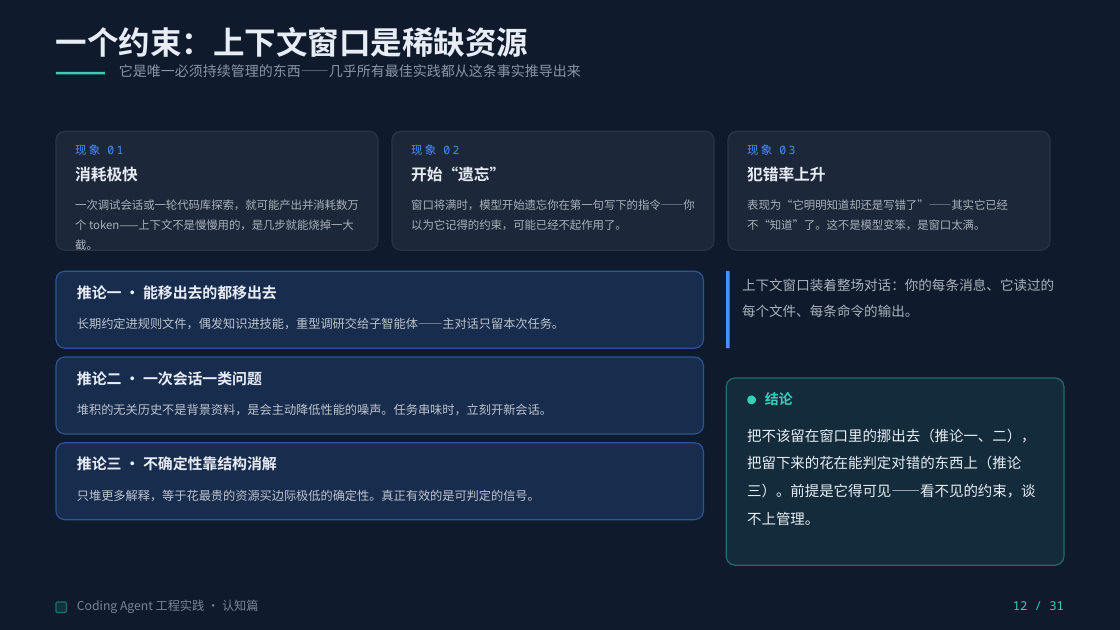
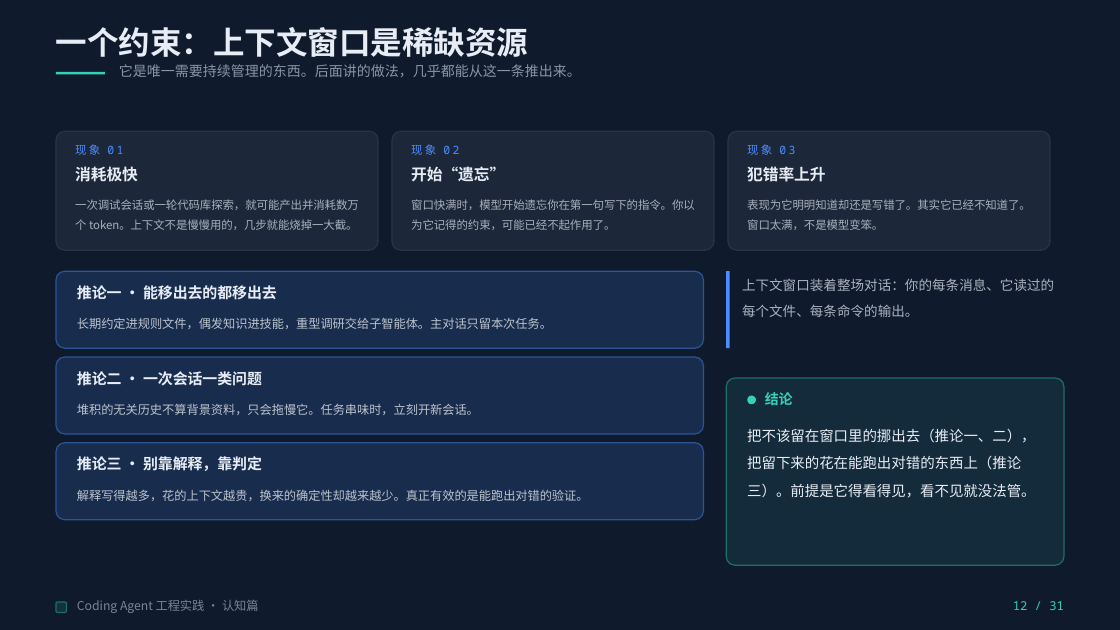
Before and after one commit to Yqghlx/AI_Learn, a slide deck: slide 12 of Coding Agent 实战指南/Coding Agent 工程实践（通用版）.pptx. Drawn at 1120x630 pixels with LibreOffice and Linux fonts; fonts in the diff are those of the drawing. Boxes give left, top, right and bottom in pixels: in the first picture for what was removed or moved away, otherwise in the second. Text is boxed around its words. In the diff, an @@ line names an element or a change of style, - is before the commit and + after.

```diff
--- a/Coding Agent 实战指南/Coding Agent 工程实践（通用版）.pptx
+++ b/Coding Agent 实战指南/Coding Agent 工程实践（通用版）.pptx
@@ text at (119,64,581,77): text changed @@
-它是唯一必须持续管理的东西——几乎所有最佳实践都从这条事实推导出来
+它是唯一需要持续管理的东西。后面讲的做法，几乎都能从这一条推出来。
@@ text at (75,199,359,230): text changed @@
-一次调试会话或一轮代码库探索，就可能产出并消耗数万个 token——上下文不是慢慢用的，是几步就能烧掉一大截。
+一次调试会话或一轮代码库探索，就可能产出并消耗数万个 token。上下文不是慢慢用的，几步就能烧掉一大截。
@@ text at (411,199,695,230): text changed @@
-窗口将满时，模型开始遗忘你在第一句写下的指令——你以为它记得的约束，可能已经不起作用了。
+窗口快满时，模型开始遗忘你在第一句写下的指令。你以为它记得的约束，可能已经不起作用了。
@@ text at (747,199,1031,230): text changed @@
-表现为“它明明知道却还是写错了”——其实它已经不“知道”了。这不是模型变笨，是窗口太满。
+表现为它明明知道却还是写错了。其实它已经不知道了。窗口太满，不是模型变笨。
@@ text at (77,317,552,329): text changed @@
-长期约定进规则文件，偶发知识进技能，重型调研交给子智能体——主对话只留本次任务。
+长期约定进规则文件，偶发知识进技能，重型调研交给子智能体。主对话只留本次任务。
@@ text at (77,404,479,415): text changed @@
-堆积的无关历史不是背景资料，是会主动降低性能的噪声。任务串味时，立刻开新会话。
+堆积的无关历史不算背景资料，只会拖慢它。任务串味时，立刻开新会话。
@@ text at (747,429,1035,498): text changed @@
-把不该留在窗口里的挪出去（推论一、二），把留下来的花在能判定对错的东西上（推论三）。前提是它得可见——看不见的约束，谈不上管理。
+把不该留在窗口里的挪出去（推论一、二），把留下来的花在能跑出对错的东西上（推论三）。前提是它得看得见，看不见就没法管。
@@ text at (77,456,262,471): text changed @@
-推论三 · 不确定性靠结构消解
+推论三 · 别靠解释，靠判定
@@ text at (77,490,589,501): text changed @@
-只堆更多解释，等于花最贵的资源买边际极低的确定性。真正有效的是可判定的信号。
+解释写得越多，花的上下文越贵，换来的确定性却越来越少。真正有效的是能跑出对错的验证。
```
Also in this commit, not shown: 27 other slides changed, 5 other files.
